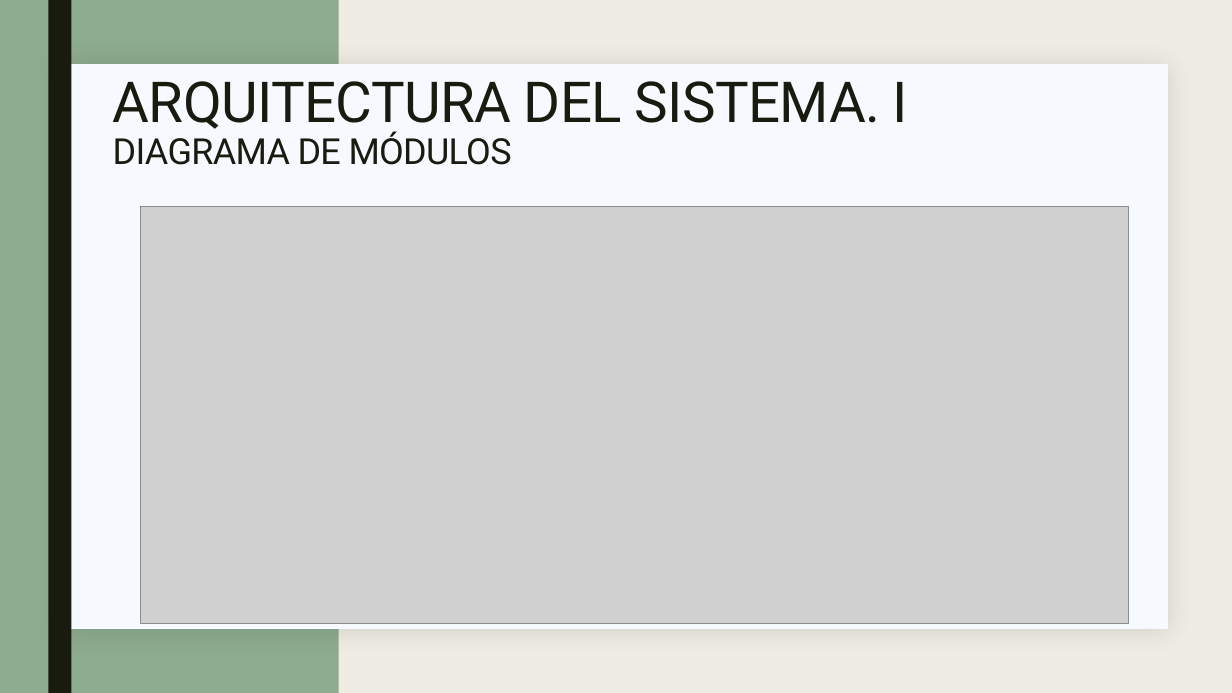
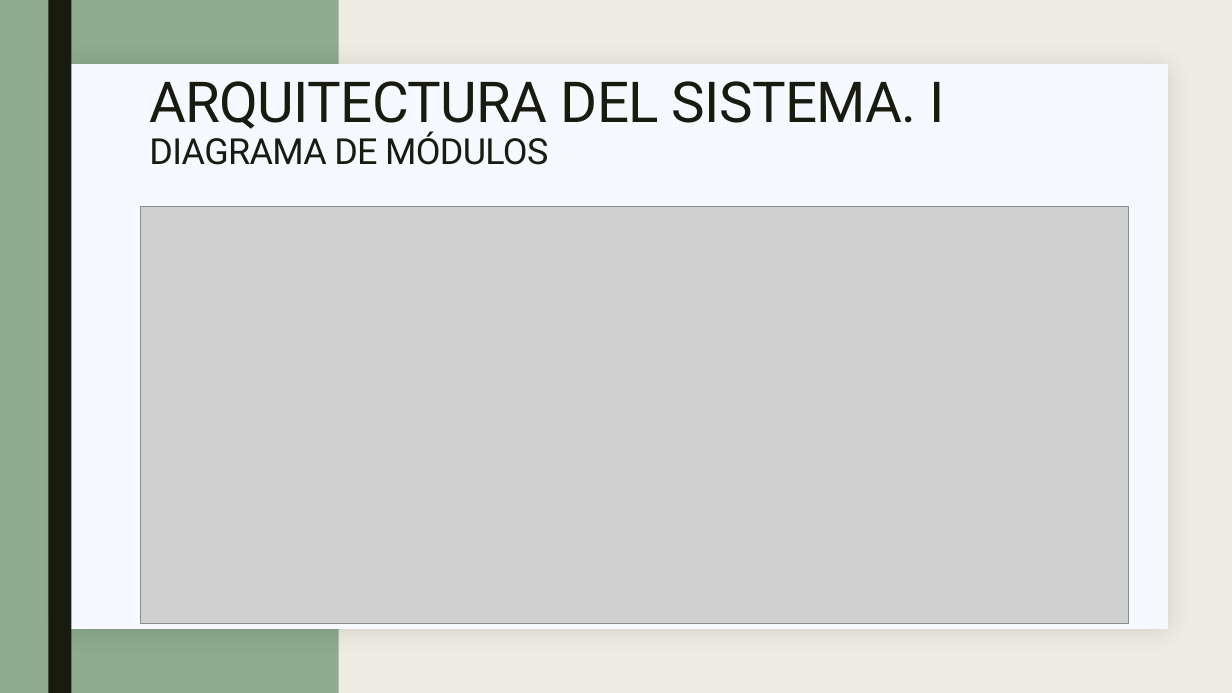
Before and after one commit to golmenero/tfg_inmobiliaria, a slide deck: slide 13 of MATERIAL/Defensa/Presentación.pptx. Drawn at 1232x693 pixels with LibreOffice and Linux fonts; fonts in the diff are those of the drawing; grey boxes stand for pictures; background and template pictures are left out. Boxes give left, top, right and bottom in pixels: in the first picture for what was removed or moved away, otherwise in the second. Text is boxed around its words. In the diff, an @@ line names an element or a change of style, - is before the commit and + after.

```diff
--- a/MATERIAL/Defensa/Presentación.pptx
+++ b/MATERIAL/Defensa/Presentación.pptx
@@ title "ARQUITECTURA DEL SISTEMA. I DIAGRAMA ..." moved from (x1=113, y1=81, x2=908, y2=165) to (x1=149, y1=81, x2=945, y2=165) @@
```
Also in this commit, not shown: 8 other slides changed, 5 slides added.
